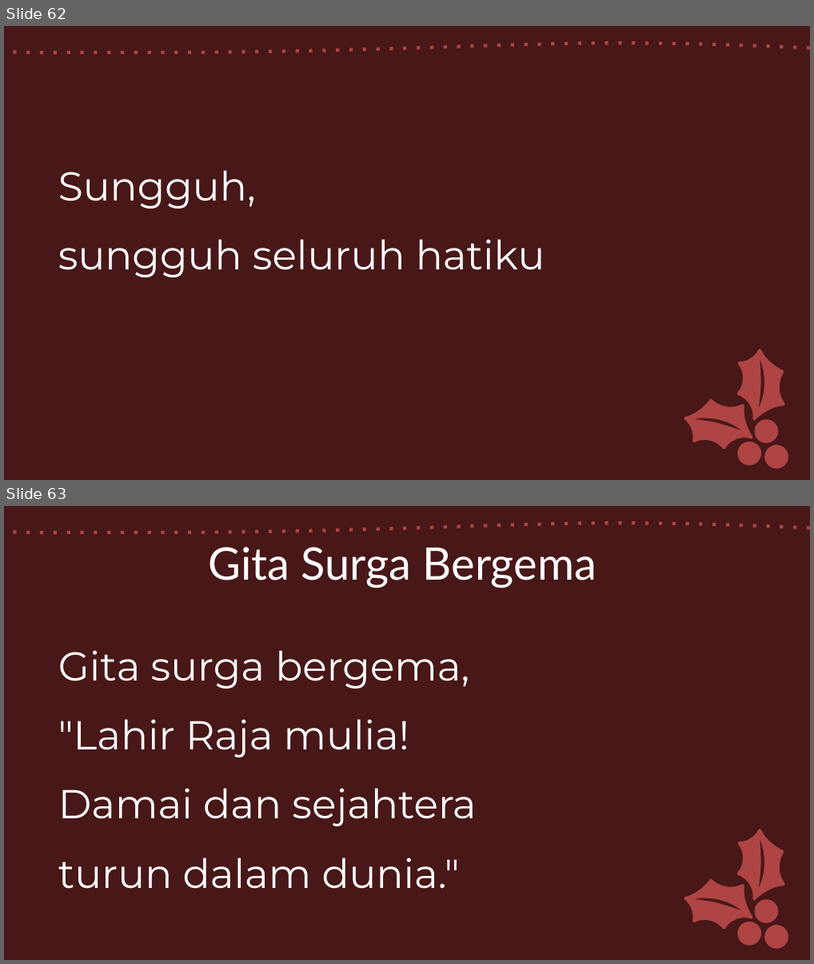
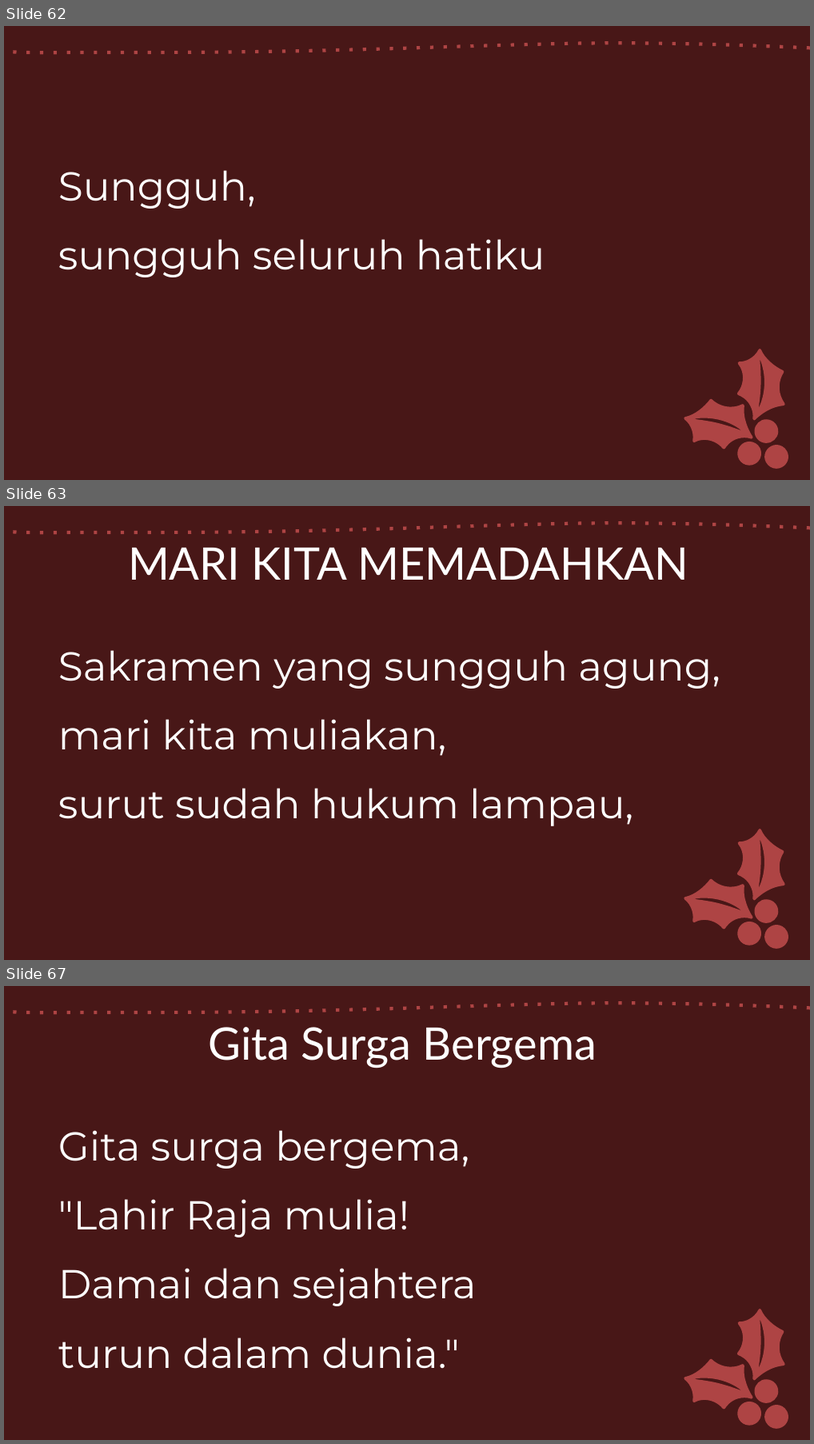
Before and after one commit to laurensius/Slide_Misa_KRC, a slide deck: 2021 01 tanggal 1 Jumat Pertama/Misa Jumat Pertama.pptx. Shown one above the other, each under a label of ours: slides 62 and 63 before the commit, slides 62, 63 and 67 after it; the slides between them are not shown. The pictures are 814x964 and 814x1444 pixels, drawn with LibreOffice and Linux fonts; fonts in the diff are those of the drawing. Boxes give left, top, right and bottom in pixels: in the first picture for what was removed or moved away, otherwise in the second. Text is boxed around its words. In the diff, an @@ line names an element or a change of style, - is before the commit and + after.

```diff
--- a/2021 01 tanggal 1 Jumat Pertama/Misa Jumat Pertama.pptx
+++ b/2021 01 tanggal 1 Jumat Pertama/Misa Jumat Pertama.pptx
@@ slide 63 added at <box>4,506,810,960</box>, background #481818; not listed: 6 template elements that a slide beside it also shows @@
@@ text added at <box>128,548,689,580</box>, 40 pt, text #FFFFFF @@
+MARI KITA MEMADAHKAN
@@ text added at <box>58,650,721,826</box>, 36 pt, text #FFFFFF @@
+Sakramen yang sungguh agung,
+mari kita muliakan,
+surut sudah hukum lampau,
@@ what was slide 63 is now slide 67 @@
```
Also in this commit, not shown: 1 slide changed, 3 other slides added, 5 other files.
